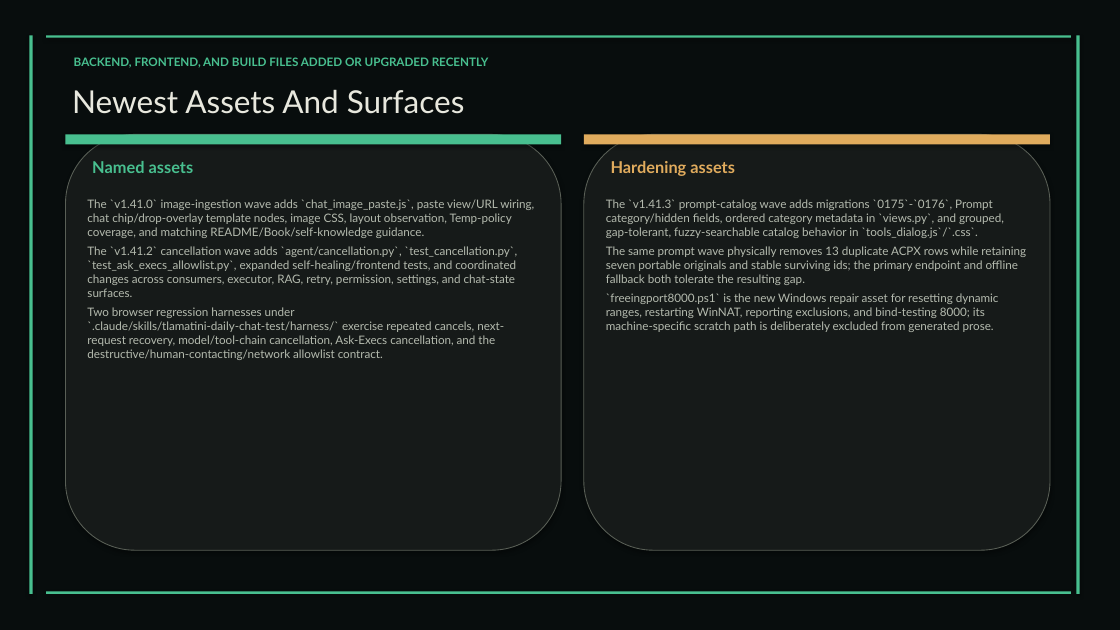
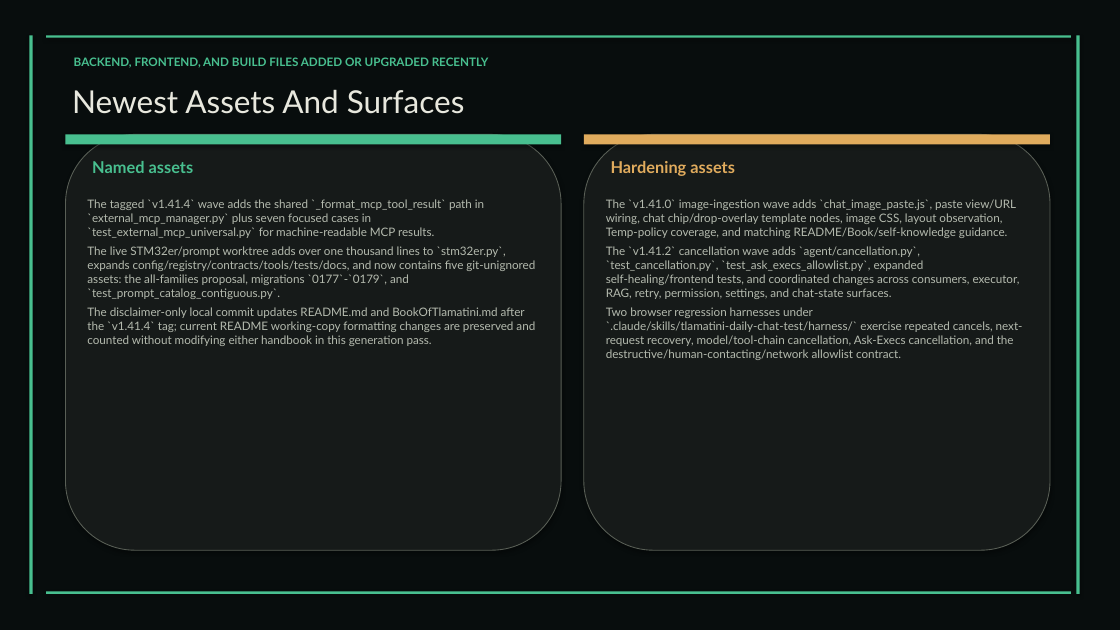
Before and after one commit to XAIHT/Tlamatini, a slide deck: slide 61 of Tlamatini_eXtended_Artificial_Intelligence_Humanly_Tempered.pptx (slide 55 before the commit). Drawn at 1120x630 pixels with LibreOffice and Linux fonts; fonts in the diff are those of the drawing. Boxes give left, top, right and bottom in pixels: in the first picture for what was removed or moved away, otherwise in the second. Text is boxed around its words. In the diff, an @@ line names an element or a change of style, - is before the commit and + after.

Commit message:
Improving STM32er to support  Blue Pill → F7, G, L, H7, U5 — the big 80%, by Tlamatini's-AutoBot.

```diff
--- a/Tlamatini_eXtended_Artificial_Intelligence_Humanly_Tempered.pptx
+++ b/Tlamatini_eXtended_Artificial_Intelligence_Humanly_Tempered.pptx
@@ text at bbox=[87, 199, 535, 346]: text changed @@
-The `v1.41.0` image-ingestion wave adds `chat_image_paste.js`, paste view/URL wiring, chat chip/drop-overlay template nodes, image CSS, layout observation, Temp-policy coverage, and matching README/Book/self-knowledge guidance.
-The `v1.41.2` cancellation wave adds `agent/cancellation.py`, `test_cancellation.py`, `test_ask_execs_allowlist.py`, expanded self-healing/frontend tests, and coordinated changes across consumers, executor, RAG, retry, permission, settings, and chat-state surfaces.
-Two browser regression harnesses under `.claude/skills/tlamatini-daily-chat-test/harness/` exercise repeated cancels, next-request recovery, model/tool-chain cancellation, Ask-Execs cancellation, and the destructive/human-contacting/network allowlist contract.
+The tagged `v1.41.4` wave adds the shared `_format_mcp_tool_result` path in `external_mcp_manager.py` plus seven focused cases in `test_external_mcp_universal.py` for machine-readable MCP results.
+The live STM32er/prompt worktree adds over one thousand lines to `stm32er.py`, expands config/registry/contracts/tools/tests/docs, and now contains five git-unignored assets: the all-families proposal, migrations `0177`-`0179`, and `test_prompt_catalog_contiguous.py`.
+The disclaimer-only local commit updates README.md and BookOfTlamatini.md after the `v1.41.4` tag; current README working-copy formatting changes are preserved and counted without modifying either handbook in this generation pass.
@@ text at bbox=[606, 199, 1023, 360]: text changed @@
-The `v1.41.3` prompt-catalog wave adds migrations `0175`-`0176`, Prompt category/hidden fields, ordered category metadata in `views.py`, and grouped, gap-tolerant, fuzzy-searchable catalog behavior in `tools_dialog.js`/`.css`.
-The same prompt wave physically removes 13 duplicate ACPX rows while retaining seven portable originals and stable surviving ids; the primary endpoint and offline fallback both tolerate the resulting gap.
-`freeingport8000.ps1` is the new Windows repair asset for resetting dynamic ranges, restarting WinNAT, reporting exclusions, and bind-testing 8000; its machine-specific scratch path is deliberately excluded from generated prose.
+The `v1.41.0` image-ingestion wave adds `chat_image_paste.js`, paste view/URL wiring, chat chip/drop-overlay template nodes, image CSS, layout observation, Temp-policy coverage, and matching README/Book/self-knowledge guidance.
+The `v1.41.2` cancellation wave adds `agent/cancellation.py`, `test_cancellation.py`, `test_ask_execs_allowlist.py`, expanded self-healing/frontend tests, and coordinated changes across consumers, executor, RAG, retry, permission, settings, and chat-state surfaces.
+Two browser regression harnesses under `.claude/skills/tlamatini-daily-chat-test/harness/` exercise repeated cancels, next-request recovery, model/tool-chain cancellation, Ask-Execs cancellation, and the destructive/human-contacting/network allowlist contract.
```
Also in this commit, not shown: 52 other slides changed, 8 slides added, 3 slides removed, 21 other files.
